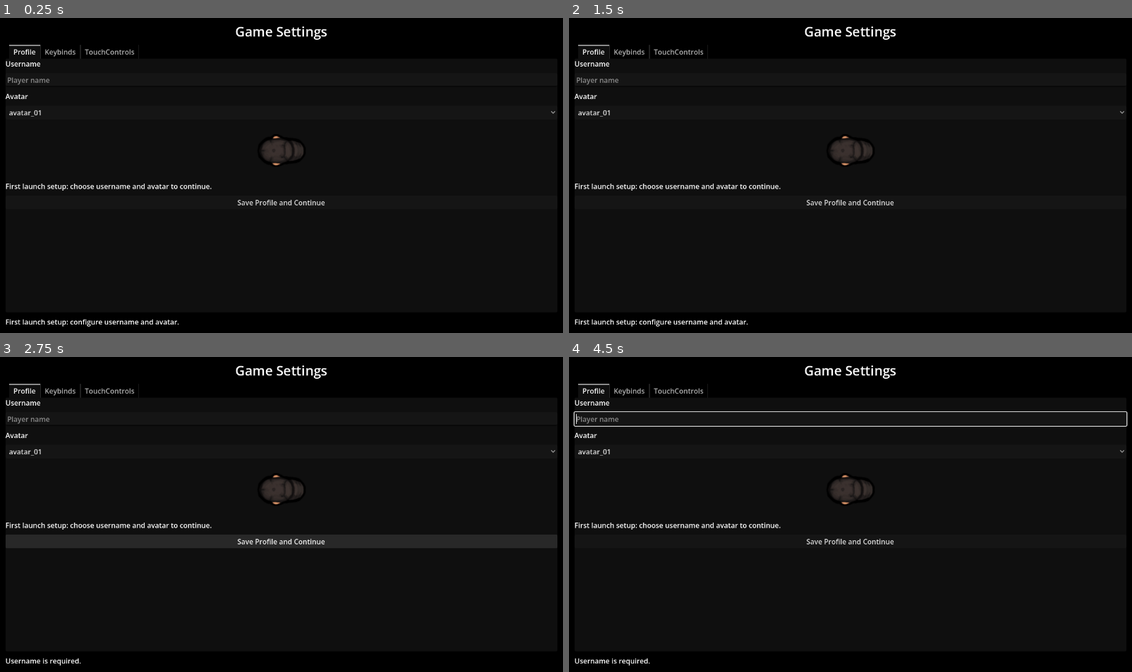
Above: before the commit, frames 1-4 (two rows, left to right).
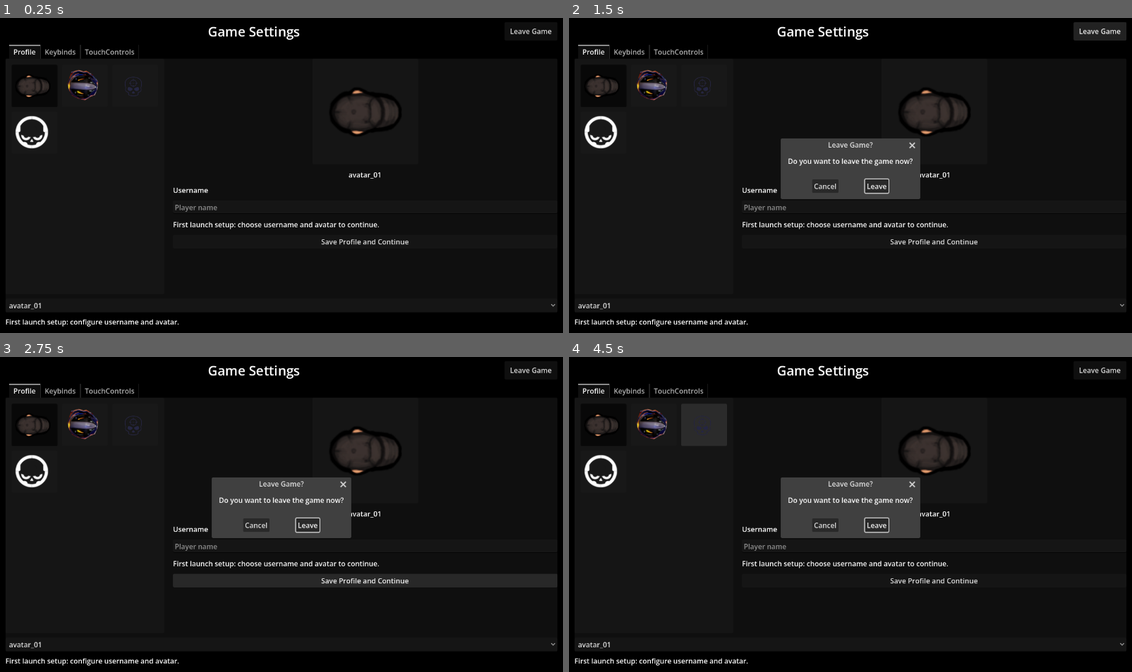
Above: after the commit, the same moments.

Repository: nathgoutam93/grey-line
Game: Godot game, scene res://scenes/main_menu/main_menu.tscn
Same seed, same stepped clock (60 frames per second), same inputs: the game is played once before the commit and once after it. Sound files missing from this copy of the repository are replaced by a short silence.
Inputs (mouse positions are in pixels of both pictures, inside the frame that each line leads up to):
- Up to frame 1 (0.25 s): no input
- Up to frame 2 (1.5 s): click "avatar_01" at 0.5 s; click (1098, 30) at 1.25 s, where only the run after the commit has a clickable "Leave Game"
- Up to frame 3 (2.75 s): click "Save Profile and Continue" at 2 s
- Up to frame 4 (4.5 s): click (602, 426) at 2.77 s; click (653, 426) at 3.52 s; click (704, 426) at 4.27 s

The runs differ from the first frame. In frame 1, 3.6% of the frame differs, in the area x 1-99%, y 2-93%; in frame 2, 8.3%; in frame 3, 12%, in the area x 1-99%, y 2-98%; in frame 4, 9.5%.

Commit message:
enhanced profile settings layout, added a leave game button

Diff:
--- a/scenes/main_menu/main_menu.tscn
+++ b/scenes/main_menu/main_menu.tscn
@@ -44,7 +44,7 @@
 anchor_bottom = 1.0
 grow_horizontal = 2
 grow_vertical = 2
-color = Color(0.160784, 0.180392, 0.227451, 1)
+color = Color(0, 0, 0, 1)
 
 [node name="PlayerCard" type="PanelContainer" parent="UI/Control" unique_id=1055940014]
 layout_mode = 1
@@ -206,6 +206,8 @@
 offset_top = -120.0
 offset_right = -20.0
 offset_bottom = -40.0
+grow_horizontal = 0
+grow_vertical = 0
 theme_override_constants/separation = 10
 
 [node name="join" type="Button" parent="UI/Control/HBoxContainer" unique_id=1581238594]
--- a/scenes/main_menu/settings_panel.gd
+++ b/scenes/main_menu/settings_panel.gd
@@ -34,13 +34,17 @@
 @export var _settings_button: TouchScreenButton;
 @onready var _settings_popup: PanelContainer = get_node_or_null("SettingsPopup")
 @onready var _tabs: TabContainer = get_node_or_null("SettingsPopup/Margin/VBox/Tabs")
-@onready var _username_input: LineEdit = get_node_or_null("SettingsPopup/Margin/VBox/Tabs/Profile/UsernameInput")
-@onready var _avatar_option: OptionButton = get_node_or_null("SettingsPopup/Margin/VBox/Tabs/Profile/AvatarOption")
-@onready var _avatar_preview: TextureRect = get_node_or_null("SettingsPopup/Margin/VBox/Tabs/Profile/AvatarPreview")
-@onready var _onboarding_hint: Label = get_node_or_null("SettingsPopup/Margin/VBox/Tabs/Profile/OnboardingHint")
-@onready var _complete_profile_button: Button = get_node_or_null("SettingsPopup/Margin/VBox/Tabs/Profile/CompleteProfileButton")
+@onready var _username_input: LineEdit = get_node_or_null("SettingsPopup/Margin/VBox/Tabs/Profile/ProfileContent/RightColumn/UsernameInput")
+@onready var _avatar_option: OptionButton = get_node_or_null("SettingsPopup/Margin/VBox/Tabs/Profile/AvatarOptionData")
+@onready var _avatar_grid: GridContainer = get_node_or_null("SettingsPopup/Margin/VBox/Tabs/Profile/ProfileContent/AvatarGridPanel/GridMargin/AvatarGridScroll/AvatarGrid")
+@onready var _avatar_preview: TextureRect = get_node_or_null("SettingsPopup/Margin/VBox/Tabs/Profile/ProfileContent/RightColumn/AvatarPreviewFrame/AvatarPreviewCenter/AvatarPreview")
+@onready var _avatar_name_label: Label = get_node_or_null("SettingsPopup/Margin/VBox/Tabs/Profile/ProfileContent/RightColumn/AvatarNameLabel")
+@onready var _onboarding_hint: Label = get_node_or_null("SettingsPopup/Margin/VBox/Tabs/Profile/ProfileContent/RightColumn/OnboardingHint")
+@onready var _complete_profile_button: Button = get_node_or_null("SettingsPopup/Margin/VBox/Tabs/Profile/ProfileContent/RightColumn/CompleteProfileButton")
 @onready var _status_label: Label = get_node_or_null("SettingsPopup/Margin/VBox/StatusLabel")
 @onready var _close_button: Button = get_node_or_null("SettingsPopup/Margin/VBox/CloseButton")
+@onready var _leave_game_button: Button = get_node_or_null("SettingsPopup/Margin/VBox/HBoxContainer/LeaveGame")
+@onready var _leave_game_confirm: ConfirmationDialog = get_node_or_null("SettingsPopup/LeaveGameConfirm")
 @onready var _reset_keybinds_button: Button = get_node_or_null("SettingsPopup/Margin/VBox/Tabs/Keybinds/ResetKeybindsButton")
 @onready var _reset_touch_button: Button = get_node_or_null("SettingsPopup/Margin/VBox/Tabs/TouchControls/ResetTouchButton")
 @onready var _join_button: BaseButton = get_node_or_null("../UI/Control/HBoxContainer/join")
@@ -52,6 +56,8 @@
 var _touch_x_sliders: Dictionary = {}
 var _touch_y_sliders: Dictionary = {}
 var _touch_value_labels: Dictionary = {}
+var _avatar_buttons: Dictionary = {}
+var _avatar_button_group := ButtonGroup.new()
 var _updating_touch_ui := false
 var _onboarding_required := false
 
@@ -86,6 +92,10 @@
 		_settings_button.pressed.connect(_on_toggle_settings_pressed)
 	if _close_button != null and not _close_button.pressed.is_connected(_on_toggle_settings_pressed):
 		_close_button.pressed.connect(_on_toggle_settings_pressed)
+	if _leave_game_button != null and not _leave_game_button.pressed.is_connected(_on_leave_game_pressed):
+		_leave_game_button.pressed.connect(_on_leave_game_pressed)
+	if _leave_game_confirm != null and not _leave_game_confirm.confirmed.is_connected(_on_leave_game_confirmed):
+		_leave_game_confirm.confirmed.connect(_on_leave_game_confirmed)
 
 	if _username_input != null:
 		if not _username_input.text_changed.is_connected(_on_username_changed):
@@ -127,6 +137,7 @@
 	if _avatar_option != null:
 		var catalog_variant: Variant = _profile.call("get_avatar_catalog")
 		_avatar_option.clear()
+		_rebuild_avatar_grid({})
 		if catalog_variant is Dictionary:
 			var catalog := catalog_variant as Dictionary
 			var ids: Array[String] = []
@@ -136,15 +147,14 @@
 			for avatar_id in ids:
 				_avatar_option.add_item(avatar_id)
 				_avatar_option.set_item_metadata(_avatar_option.item_count - 1, avatar_id)
+			_rebuild_avatar_grid(catalog)
 
 			var selected_avatar_variant: Variant = _profile.call("get_avatar_id")
 			if selected_avatar_variant is String:
 				var selected_avatar_id := selected_avatar_variant as String
-				for idx in range(_avatar_option.item_count):
-					var metadata: Variant = _avatar_option.get_item_metadata(idx)
-					if String(metadata) == selected_avatar_id:
-						_avatar_option.select(idx)
-						break
+				_select_avatar_by_id(selected_avatar_id, false)
+			elif _avatar_option.item_count > 0:
+				_select_avatar_by_id(String(_avatar_option.get_item_metadata(0)), false)
 
 	_refresh_avatar_preview()
 	_refresh_keybind_buttons()
@@ -161,6 +171,59 @@
 	var catalog := catalog_variant as Dictionary
 	var path := String(catalog.get(avatar_id, ""))
 	_avatar_preview.texture = load(path) as Texture2D if path.strip_edges() != "" else null
+	if _avatar_name_label != null:
+		_avatar_name_label.text = avatar_id
+
+func _rebuild_avatar_grid(catalog: Dictionary) -> void:
+	_avatar_buttons.clear()
+	if _avatar_grid == null:
+		return
+	for child in _avatar_grid.get_children():
+		child.queue_free()
+
+	var ids: Array[String] = []
+	for id_variant in catalog.keys():
+		ids.append(String(id_variant))
+	ids.sort()
+
+	for avatar_id in ids:
+		var avatar_button := Button.new()
+		avatar_button.custom_minimum_size = Vector2(96, 96)
+		avatar_button.size_flags_horizontal = Control.SIZE_EXPAND_FILL
+		avatar_button.size_flags_vertical = Control.SIZE_EXPAND_FILL
+		avatar_button.toggle_mode = true
+		avatar_button.button_group = _avatar_button_group
+		avatar_button.focus_mode = Control.FOCUS_NONE
+		avatar_button.text = ""
+		avatar_button.expand_icon = true
+		avatar_button.tooltip_text = avatar_id
+		var texture_path := String(catalog.get(avatar_id, ""))
+		if texture_path.strip_edges() != "":
+			avatar_button.icon = load(texture_path) as Texture2D
+		avatar_button.pressed.connect(_on_avatar_grid_pressed.bind(avatar_id))
+		_avatar_grid.add_child(avatar_button)
+		_avatar_buttons[avatar_id] = avatar_button
+
+func _select_avatar_by_id(avatar_id: String, persist: bool) -> void:
+	if _avatar_option != null:
+		for idx in range(_avatar_option.item_count):
+			var metadata: Variant = _avatar_option.get_item_metadata(idx)
+			if String(metadata) == avatar_id:
+				_avatar_option.select(idx)
+				break
+	if _avatar_buttons.has(avatar_id):
+		var button := _avatar_buttons[avatar_id] as Button
+		if button != null:
+			button.set_pressed_no_signal(true)
+	_refresh_avatar_preview()
+	if persist and _profile != null:
+		_profile.call("set_avatar_id", avatar_id)
+		profile_changed.emit()
+		_refresh_onboarding_gate(false)
+		_set_status("Avatar saved.")
+
+func _on_avatar_grid_pressed(avatar_id: String) -> void:
+	_select_avatar_by_id(avatar_id, true)
 
 func _refresh_keybind_buttons() -> void:
 	for action in _keybind_buttons.keys():
@@ -239,6 +302,15 @@
 		_waiting_rebind_action = ""
 		_set_status("")
 
+func _on_leave_game_pressed() -> void:
+	if _leave_game_confirm != null:
+		_leave_game_confirm.popup_centered()
+		return
+	_on_leave_game_confirmed()
+
+func _on_leave_game_confirmed() -> void:
+	get_tree().quit()
+
 func _on_username_changed(new_text: String) -> void:
 	if _profile == null:
 		return
@@ -254,11 +326,7 @@
 	if _profile == null or _avatar_option == null:
 		return
 	var avatar_id := String(_avatar_option.get_item_metadata(index))
-	_profile.call("set_avatar_id", avatar_id)
-	profile_changed.emit()
-	_refresh_avatar_preview()
-	_refresh_onboarding_gate(false)
-	_set_status("Avatar saved.")
+	_select_avatar_by_id(avatar_id, true)
 
 func _on_rebind_button_pressed(action: String) -> void:
 	_waiting_rebind_action = action
--- a/scenes/main_menu/settings_panel.tscn
+++ b/scenes/main_menu/settings_panel.tscn
@@ -36,12 +36,20 @@
 layout_mode = 2
 theme_override_constants/separation = 10
 
-[node name="Title" type="Label" parent="SettingsPopup/Margin/VBox" unique_id=1201507287]
-layout_mode = 2
+[node name="HBoxContainer" type="HBoxContainer" parent="SettingsPopup/Margin/VBox" unique_id=1242188421]
+layout_mode = 2
+
+[node name="Title" type="Label" parent="SettingsPopup/Margin/VBox/HBoxContainer" unique_id=1201507287]
+layout_mode = 2
+size_flags_horizontal = 3
 theme_override_font_sizes/font_size = 30
 text = "Game Settings"
 horizontal_alignment = 1
 
+[node name="LeaveGame" type="Button" parent="SettingsPopup/Margin/VBox/HBoxContainer" unique_id=651126300]
+layout_mode = 2
+text = "  Leave Game  "
+
 [node name="Tabs" type="TabContainer" parent="SettingsPopup/Margin/VBox" unique_id=140319845]
 layout_mode = 2
 size_flags_vertical = 3
@@ -52,37 +60,81 @@
 theme_override_constants/separation = 10
 metadata/_tab_index = 0
 
-[node name="UsernameLabel" type="Label" parent="SettingsPopup/Margin/VBox/Tabs/Profile" unique_id=1462315571]
-layout_mode = 2
-text = "Username"
-
-[node name="UsernameInput" type="LineEdit" parent="SettingsPopup/Margin/VBox/Tabs/Profile" unique_id=796626655]
-layout_mode = 2
-placeholder_text = "Player name"
-
-[node name="AvatarLabel" type="Label" parent="SettingsPopup/Margin/VBox/Tabs/Profile" unique_id=599504363]
-layout_mode = 2
-text = "Avatar"
-
-[node name="AvatarOption" type="OptionButton" parent="SettingsPopup/Margin/VBox/Tabs/Profile" unique_id=495485975]
-layout_mode = 2
-
-[node name="AvatarPreview" type="TextureRect" parent="SettingsPopup/Margin/VBox/Tabs/Profile" unique_id=2005525317]
-custom_minimum_size = Vector2(120, 120)
+[node name="ProfileContent" type="HBoxContainer" parent="SettingsPopup/Margin/VBox/Tabs/Profile" unique_id=127713578]
+layout_mode = 2
+size_flags_vertical = 3
+theme_override_constants/separation = 20
+
+[node name="AvatarGridPanel" type="PanelContainer" parent="SettingsPopup/Margin/VBox/Tabs/Profile/ProfileContent" unique_id=122409181]
+custom_minimum_size = Vector2(360, 0)
+layout_mode = 2
+size_flags_vertical = 3
+
+[node name="GridMargin" type="MarginContainer" parent="SettingsPopup/Margin/VBox/Tabs/Profile/ProfileContent/AvatarGridPanel" unique_id=1099512349]
+layout_mode = 2
+theme_override_constants/margin_left = 14
+theme_override_constants/margin_top = 14
+theme_override_constants/margin_right = 14
+theme_override_constants/margin_bottom = 14
+
+[node name="AvatarGridScroll" type="ScrollContainer" parent="SettingsPopup/Margin/VBox/Tabs/Profile/ProfileContent/AvatarGridPanel/GridMargin" unique_id=288485007]
+layout_mode = 2
+size_flags_vertical = 3
+horizontal_scroll_mode = 0
+
+[node name="AvatarGrid" type="GridContainer" parent="SettingsPopup/Margin/VBox/Tabs/Profile/ProfileContent/AvatarGridPanel/GridMargin/AvatarGridScroll" unique_id=612775498]
+layout_mode = 2
+size_flags_horizontal = 3
+theme_override_constants/h_separation = 10
+theme_override_constants/v_separation = 10
+columns = 3
+
+[node name="RightColumn" type="VBoxContainer" parent="SettingsPopup/Margin/VBox/Tabs/Profile/ProfileContent" unique_id=1785058174]
+layout_mode = 2
+size_flags_horizontal = 3
+size_flags_vertical = 3
+theme_override_constants/separation = 12
+
+[node name="AvatarPreviewFrame" type="PanelContainer" parent="SettingsPopup/Margin/VBox/Tabs/Profile/ProfileContent/RightColumn" unique_id=726359964]
+custom_minimum_size = Vector2(240, 240)
+layout_mode = 2
+size_flags_horizontal = 4
+
+[node name="AvatarPreviewCenter" type="CenterContainer" parent="SettingsPopup/Margin/VBox/Tabs/Profile/ProfileContent/RightColumn/AvatarPreviewFrame" unique_id=1566688671]
+layout_mode = 2
+
+[node name="AvatarPreview" type="TextureRect" parent="SettingsPopup/Margin/VBox/Tabs/Profile/ProfileContent/RightColumn/AvatarPreviewFrame/AvatarPreviewCenter" unique_id=2005525317]
+custom_minimum_size = Vector2(180, 180)
 layout_mode = 2
 expand_mode = 1
 stretch_mode = 5
 
-[node name="OnboardingHint" type="Label" parent="SettingsPopup/Margin/VBox/Tabs/Profile" unique_id=1432368147]
+[node name="AvatarNameLabel" type="Label" parent="SettingsPopup/Margin/VBox/Tabs/Profile/ProfileContent/RightColumn" unique_id=323641877]
+layout_mode = 2
+text = "avatar_01"
+horizontal_alignment = 1
+
+[node name="UsernameLabel" type="Label" parent="SettingsPopup/Margin/VBox/Tabs/Profile/ProfileContent/RightColumn" unique_id=599504363]
+layout_mode = 2
+text = "Username"
+
+[node name="UsernameInput" type="LineEdit" parent="SettingsPopup/Margin/VBox/Tabs/Profile/ProfileContent/RightColumn" unique_id=796626655]
+layout_mode = 2
+placeholder_text = "Player name"
+
+[node name="OnboardingHint" type="Label" parent="SettingsPopup/Margin/VBox/Tabs/Profile/ProfileContent/RightColumn" unique_id=1432368147]
 visible = false
 layout_mode = 2
 text = "First launch setup: choose username and avatar to continue."
 autowrap_mode = 3
 
-[node name="CompleteProfileButton" type="Button" parent="SettingsPopup/Margin/VBox/Tabs/Profile" unique_id=130447239]
+[node name="CompleteProfileButton" type="Button" parent="SettingsPopup/Margin/VBox/Tabs/Profile/ProfileContent/RightColumn" unique_id=130447239]
 visible = false
 layout_mode = 2
 text = "Save Profile and Continue"
+
+[node name="AvatarOptionData" type="OptionButton" parent="SettingsPopup/Margin/VBox/Tabs/Profile" unique_id=495485975]
+layout_mode = 2
 
 [node name="Keybinds" type="VBoxContainer" parent="SettingsPopup/Margin/VBox/Tabs" unique_id=377678915]
 visible = false
@@ -90,17 +142,13 @@
 theme_override_constants/separation = 8
 metadata/_tab_index = 1
 
-[node name="Hint" type="Label" parent="SettingsPopup/Margin/VBox/Tabs/Keybinds" unique_id=1506063575]
-layout_mode = 2
-text = "Click Rebind then press a key or mouse button."
-autowrap_mode = 3
-
 [node name="ActionsScroll" type="ScrollContainer" parent="SettingsPopup/Margin/VBox/Tabs/Keybinds" unique_id=1852981930]
 layout_mode = 2
 size_flags_vertical = 3
 
 [node name="ActionsList" type="VBoxContainer" parent="SettingsPopup/Margin/VBox/Tabs/Keybinds/ActionsScroll" unique_id=1746669440]
 layout_mode = 2
+size_flags_horizontal = 3
 theme_override_constants/separation = 6
 
 [node name="move_left" type="HBoxContainer" parent="SettingsPopup/Margin/VBox/Tabs/Keybinds/ActionsScroll/ActionsList" unique_id=2015186979]
@@ -347,11 +395,6 @@
 theme_override_constants/separation = 8
 metadata/_tab_index = 2
 
-[node name="Hint" type="Label" parent="SettingsPopup/Margin/VBox/Tabs/TouchControls" unique_id=905524481]
-layout_mode = 2
-text = "Adjust each control position in normalized screen space (0.0 to 1.0)."
-autowrap_mode = 3
-
 [node name="MovementJoystick" type="HBoxContainer" parent="SettingsPopup/Margin/VBox/Tabs/TouchControls" unique_id=291916473]
 layout_mode = 2
 
@@ -488,3 +531,8 @@
 [node name="CloseButton" type="Button" parent="SettingsPopup/Margin/VBox" unique_id=888930488]
 layout_mode = 2
 text = "Close"
+
+[node name="LeaveGameConfirm" type="ConfirmationDialog" parent="SettingsPopup" unique_id=290382713]
+title = "Leave Game?"
+ok_button_text = "Leave"
+dialog_text = "Do you want to leave the game now?"
